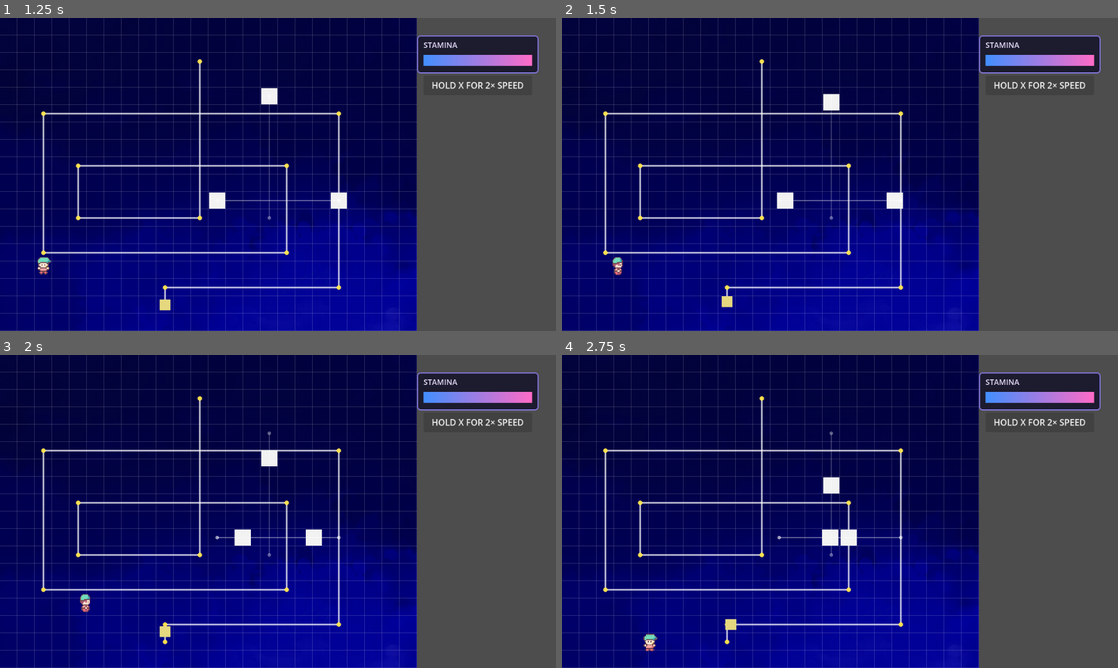
Above: before the commit, frames 1-4 (two rows, left to right).
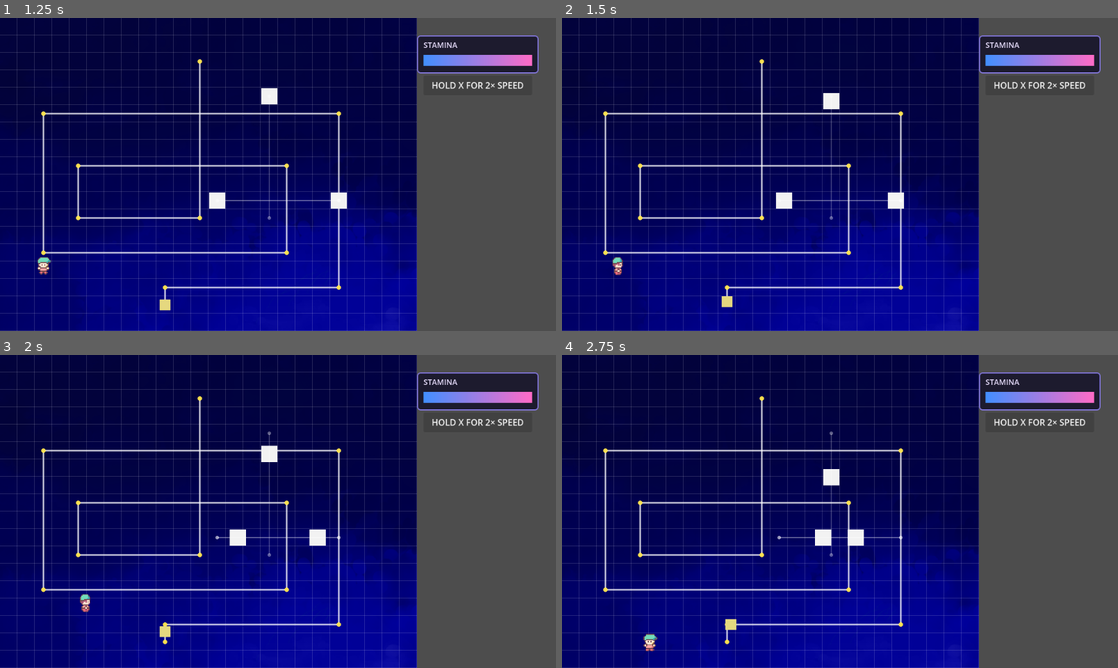
Above: after the commit, the same moments.

Repository: ConanY123/Game-Jam-Drift-MICK
Game: Godot game, scene res://scenes/levels/level-3.tscn
Two runs of this game, one before a commit and one after it. Both use one fixed random seed, a clock stepped at 60 frames per second and the inputs below. This scene is started directly instead of the project's main scene.
Inputs:
- Up to frame 1 (1.25 s): click "HOLD X FOR 2× SPEED" at 0.5 s
- Up to frame 2 (1.5 s): tap Enter at 1.25 s; hold D (move_right) from 1.28 s (still down); hold Z (interact) from 1.28 s (still down)
- Up to frame 3 (2 s): keep holding D (move_right); keep holding Z (interact); tap Space at 1.52 s
- Up to frame 4 (2.75 s): release D (move_right) at 2.03 s; release Z (interact) at 2.03 s; hold S (move_down) from 2.03 s (still down); tap Z (interact) at 2.1 s; tap Space at 2.27 s

Frame 1 is identical in both runs. In frame 2, less than 0.1% of the frame differs, in the area x 38-62%, y 24-62%; in frame 3, 0.3%; in frame 4, 0.5%, in the area x 45-55%, y 36-62%.

Commit message:
Added Energy Drinks and fixed some geese edge cases

Diff:
--- a/scenes/levels/level-3.tscn
+++ b/scenes/levels/level-3.tscn
@@ -4,6 +4,7 @@
 [ext_resource type="Texture2D" uid="uid://dly3parmmprc1" path="res://sprites/backgrounds/NIGHT BACKGROUND.png" id="2_odt7l"]
 [ext_resource type="Texture2D" uid="uid://bq7hpngdvkqg6" path="res://sprites/backgrounds/DREAM BACKGROUND.png" id="3_anfik"]
 [ext_resource type="TileSet" uid="uid://cx7cahqbukta7" path="res://tilesets/tileset1.tres" id="4_7yn3j"]
+[ext_resource type="PackedScene" path="res://scenes/objects/energy_drink.tscn" id="6_tkmqy"]
 [ext_resource type="PackedScene" path="res://scenes/objects/goose.tscn" id="7_i1e88"]
 
 [sub_resource type="Curve2D" id="Curve2D_orn5u"]
@@ -52,6 +53,8 @@
 position = Vector2(480, 128)
 start_direction = 3
 
+[node name="EnergyDrink" parent="." unique_id=1540761898 instance=ExtResource("6_tkmqy")]
+
 [node name="Physical" type="Node" parent="." unique_id=1087518688]
 
 [node name="Dream" type="Node" parent="." unique_id=1213284921]
--- /dev/null
+++ b/scenes/objects/energy_drink.tscn
@@ -0,0 +1,9 @@
+[gd_scene format=3]
+
+[ext_resource type="Script" path="res://scripts/objects/energy_drink.gd" id="1_drink"]
+
+[node name="EnergyDrink" type="Node2D"]
+script = ExtResource("1_drink")
+color = Color(0.3, 1, 0.45, 1)
+holdable = false
+realm = 1
--- /dev/null
+++ b/scripts/objects/energy_drink.gd
@@ -0,0 +1,235 @@
+class_name EnergyDrink
+extends Pushable
+
+# A dream-only pickup. Tap interact next to it and your stamina is maxed out.
+#
+# - Place ONE of these under the level (e.g. under the "Dream" node). Where you
+#   drag it in the editor does not matter: it picks its own spot.
+# - It does not exist until you enter the dream. On entering, if it is not
+#   already out, it appears on a random painted dream-floor tile.
+# - Leaving and re-entering the dream leaves it where it was (unless that spot
+#   has become blocked in the meantime, then it picks a new one).
+# - Once used it disappears, and a new one appears in a new random spot the
+#   next time you enter the dream.
+# - It is registered only in the dream map, so it can't be seen or touched in
+#   the physical realm. It extends Pushable (like Door does) so the player's
+#   existing interact pipeline and Z hint bubble work with no player changes.
+#
+# Keep `realm` on Dream and `holdable` off (the scene already does this).
+
+@export var random_seed := 0  # 0 = different every run, any other number = repeatable
+@export var route_buffer := 0  # extra cells of space to keep around the roommate's path
+@export var avoid_blocking_paths := true  # never drop it where it would wall off part of the floor
+
+const NO_CELL := Vector2i(-9999, -9999)
+const NEIGHBORS := [Vector2i.LEFT, Vector2i.RIGHT, Vector2i.UP, Vector2i.DOWN]
+
+var _active := false
+var _rng := RandomNumberGenerator.new()
+
+
+func setup(p_level: LevelBase, p_cell: Vector2i) -> void:
+	realm = LevelBase.Realm.DREAM
+	super.setup(p_level, p_cell)
+	# Pushable.setup registered the editor position. We don't exist yet.
+	level.unregister(self, realm)
+	_active = false
+	if random_seed != 0:
+		_rng.seed = random_seed
+	else:
+		_rng.randomize()
+	level.realm_changed.connect(_on_realm_changed)
+	_refresh()
+
+
+func _on_realm_changed(new_realm: int) -> void:
+	if new_realm != LevelBase.Realm.DREAM or level.player == null:
+		return
+	if _active and not _spot_is_still_good():
+		_remove()
+	if not _active:
+		_spawn()
+
+
+# ---------- interaction (same pipeline as Door) ----------
+
+# One tap is enough: the player's mash timer adds 0.12 per press.
+func hold_time() -> float:
+	return 0.01
+
+
+func can_push(_dir: Vector2i) -> bool:
+	return false  # it never slides
+
+
+func can_interact(_dir: Vector2i) -> bool:
+	return _active and level != null
+
+
+func try_push(dir: Vector2i) -> bool:
+	if not can_interact(dir):
+		return false
+	var p := level.player
+	if p != null:
+		p.stamina = p.MAX_STAMINA
+		p.stamina_changed.emit(1.0)
+	_remove()
+	return true
+
+
+# ---------- showing / hiding ----------
+
+func _refresh() -> void:
+	visible = _active and level != null and level.realm == realm
+	queue_redraw()
+
+
+func _place(c: Vector2i) -> void:
+	cell = c
+	position = Grid.cell_to_pos(c)
+	level.register(self, get_cells(c), realm)
+	_active = true
+	_refresh()
+
+
+func _remove() -> void:
+	level.unregister(self, realm)
+	_active = false
+	_refresh()
+
+
+# ---------- choosing a spot ----------
+
+func _spawn() -> void:
+	var start := _player_start_cell()
+	var reach := _reachable(start, NO_CELL)
+	var banned := _banned_cells()
+
+	var candidates: Array[Vector2i] = []
+	for c: Vector2i in level.dream_floor.keys():
+		if c == start or banned.has(c) or _player_overlaps(c):
+			continue
+		if level.blocker_at(c, LevelBase.Realm.PHYSICAL) != null:
+			continue
+		if level.blocker_at(c, LevelBase.Realm.DREAM) != null:
+			continue
+		if _touches(c, reach):
+			candidates.append(c)
+
+	while not candidates.is_empty():
+		var i := _rng.randi_range(0, candidates.size() - 1)
+		var pick := candidates[i]
+		candidates.remove_at(i)
+		var without := _reachable(start, pick)
+		if not _touches(pick, without):
+			continue
+		if avoid_blocking_paths:
+			var lost := reach.size() - without.size() - (1 if reach.has(pick) else 0)
+			if lost > 0:
+				continue
+		_place(pick)
+		return
+	push_warning("EnergyDrink: no valid spot found on the dream floor.")
+
+
+# When we come back to a drink that is already out: is it still usable?
+func _spot_is_still_good() -> bool:
+	var start := _player_start_cell()
+	if start == cell or _player_overlaps(cell):
+		return false
+	if level.blocker_at(cell, LevelBase.Realm.PHYSICAL) != null:
+		return false
+	return _touches(cell, _reachable(start, cell))
+
+
+# Cells the drink must stay off: the roommate's route and every goose's line.
+func _banned_cells() -> Dictionary:
+	var banned := {}
+	for c in _route_cells():
+		for dx in range(-route_buffer, route_buffer + 1):
+			for dy in range(-route_buffer, route_buffer + 1):
+				banned[c + Vector2i(dx, dy)] = true
+	var geese := {}
+	for obj in level.solids[LevelBase.Realm.PHYSICAL].values():
+		if obj is Goose and not geese.has(obj):
+			geese[obj] = true
+			for c in obj.patrol_cells():
+				banned[c] = true
+	return banned
+
+
+# Every cell the roommate's center passes through on his way along the route.
+func _route_cells() -> Array[Vector2i]:
+	var route: Array = level.debug_path
+	var rm := level.roommate as Roommate
+	if rm != null and not rm.route.is_empty():
+		route = rm.route
+	var cells: Array[Vector2i] = []
+	for i in route.size():
+		var a := Grid.cell_to_center(route[i])
+		var b := a
+		if i + 1 < route.size():
+			b = Grid.cell_to_center(route[i + 1])
+		var steps := maxi(ceili(a.distance_to(b) / (Grid.CELL * 0.25)), 1)
+		for s in range(steps + 1):
+			cells.append(Grid.pos_to_cell(a.lerp(b, float(s) / steps)))
+	return cells
+
+
+# ---------- walking checks for the player (in the dream) ----------
+
+# Where the player will be standing once they arrive in the dream.
+func _player_start_cell() -> Vector2i:
+	var p := level.player
+	var c := Grid.pos_to_cell(p.position)
+	if level.dream_floor.has(c):
+		return c
+	return Grid.pos_to_cell(level.closest_dream_floor(p.position))
+
+
+func _player_overlaps(c: Vector2i) -> bool:
+	var p := level.player
+	if p == null:
+		return false
+	var hitbox := Vector2(p.HITBOX_SIZE, p.HITBOX_SIZE)
+	var player_rect := Rect2(p.position - hitbox / 2.0, hitbox)
+	var cell_rect := Rect2(Grid.cell_to_pos(c), Vector2(Grid.CELL, Grid.CELL))
+	return player_rect.intersects(cell_rect)
+
+
+# Can the player stand here? Needs painted floor, nothing physical in the way,
+# and no solid dream object. Dream pieces don't count: the player walks through them.
+func _walkable(c: Vector2i, blocked: Vector2i) -> bool:
+	if c == blocked or not level.dream_floor.has(c):
+		return false
+	if level.blocker_at(c, LevelBase.Realm.PHYSICAL) != null:
+		return false
+	var b := level.blocker_at(c, LevelBase.Realm.DREAM)
+	if b == null:
+		return true
+	return b is Pushable and b != self
+
+
+# Every cell the player can walk to from `start`, treating `blocked` as a wall.
+func _reachable(start: Vector2i, blocked: Vector2i) -> Dictionary:
+	var seen := {}
+	if not _walkable(start, blocked):
+		return seen
+	var queue: Array[Vector2i] = [start]
+	seen[start] = true
+	while not queue.is_empty():
+		var c: Vector2i = queue.pop_back()
+		for d: Vector2i in NEIGHBORS:
+			var n := c + d
+			if not seen.has(n) and _walkable(n, blocked):
+				seen[n] = true
+				queue.append(n)
+	return seen
+
+
+# Is at least one neighbouring cell somewhere the player can stand?
+func _touches(c: Vector2i, reach: Dictionary) -> bool:
+	for d: Vector2i in NEIGHBORS:
+		if reach.has(c + d):
+			return true
+	return false
--- a/scripts/objects/goose.gd
+++ b/scripts/objects/goose.gd
@@ -20,9 +20,9 @@
 # Number of tiles in the line, INCLUDING the one it starts on.
 # 8 means it starts on tile 1 and walks to tile 8 before turning back.
 @export var patrol_length := 8
-@export var seconds_per_cell := 0.5  # time to walk one tile
+@export var seconds_per_cell := 0.6  # time to walk one tile
 @export var push_pause := 0.75  # how long it stands still after being pushed
-@export var end_pause := 1  # how long it stands still at each end of the line
+@export var end_pause := 0.5  # how long it stands still at each end of the line
 @export var show_path := true  # draw the patrol line (handy while designing)
 
 var _origin := Vector2i.ZERO  # the cell it started on (the line's anchor)
@@ -116,6 +116,14 @@
 	return rel.x * _along.x + rel.y * _along.y
 
 
+# Every cell on this goose's patrol line (other objects use this to stay clear).
+func patrol_cells() -> Array[Vector2i]:
+	var cells: Array[Vector2i] = []
+	for i in patrol_length:
+		cells.append(_origin + _along * i)
+	return cells
+
+
 # Only turns if the way back is still on the line, so a goose pinned against
 # the end of its line just waits instead of flip-flopping.
 func _turn_around_if_possible() -> void:
--- a/scripts/player/player_state.gd
+++ b/scripts/player/player_state.gd
@@ -28,6 +28,7 @@
 		level.realm == LevelBase.Realm.DREAM
 		and blocker is Pushable
 		and blocker.realm == LevelBase.Realm.DREAM
+		and not (blocker is EnergyDrink)
 	)
 
 func _blocker_at(center: Vector2) -> Node:
Not shown, added: scripts/objects/energy_drink.gd.uid
